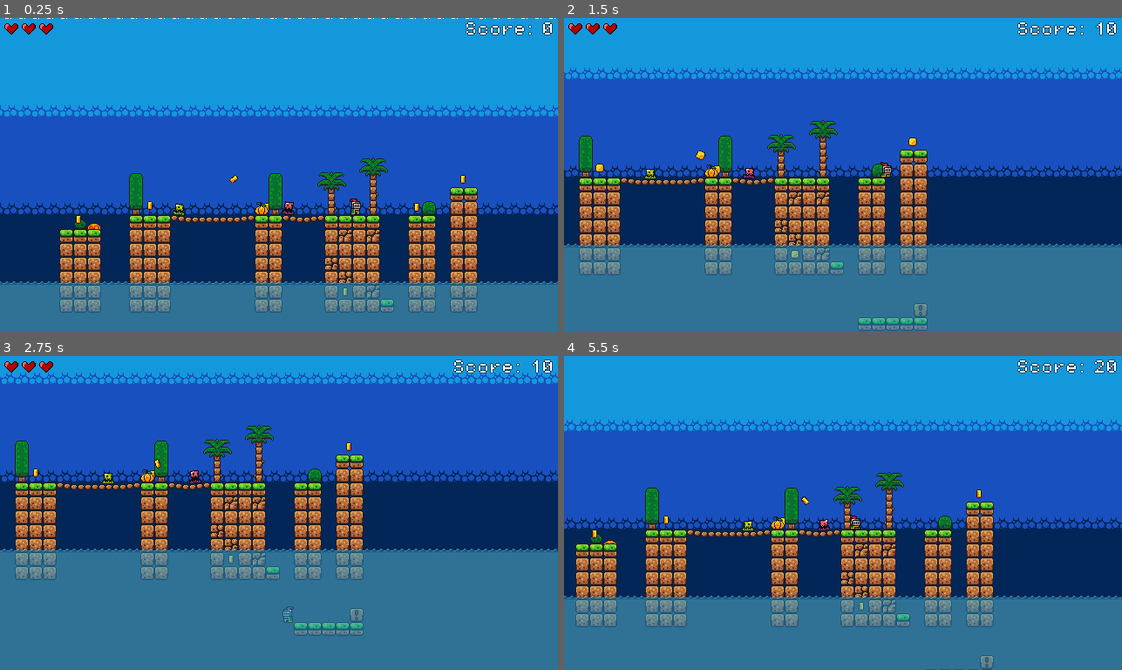
Above: before the commit, frames 1-4 (two rows, left to right).
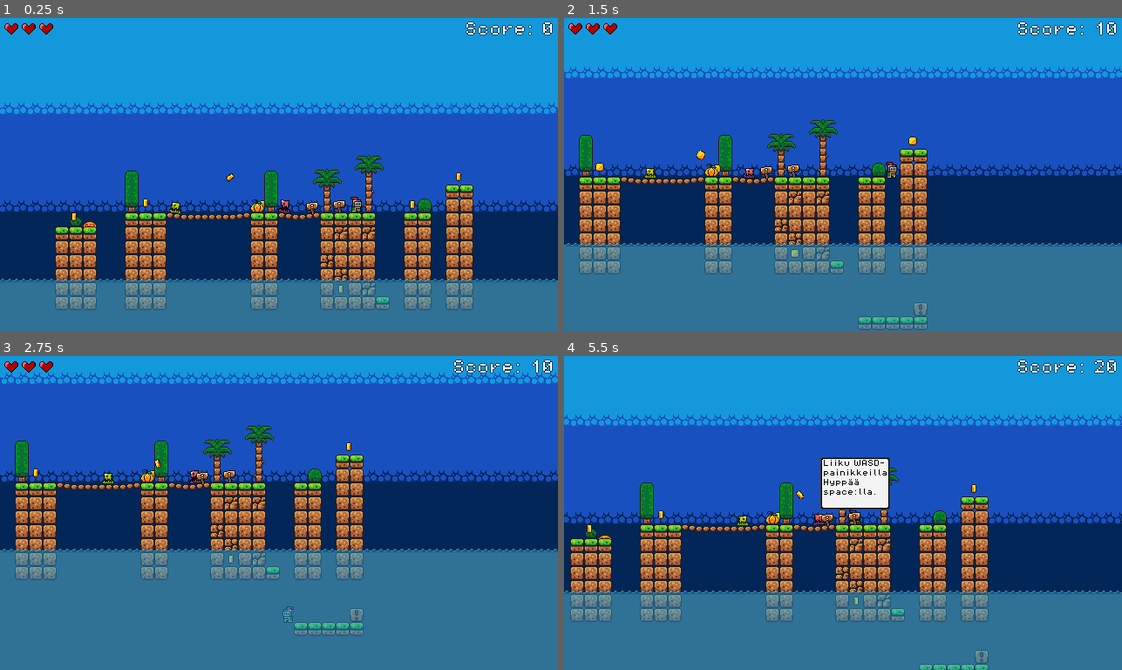
Above: after the commit, the same moments.

Repository: samikojo-tuni/Platformer2D-2026-GDScript
Game: Godot game, scene res://Scenes/Levels/level1.tscn
Two runs of this game, one before a commit and one after it. Both use one fixed random seed, a clock stepped at 60 frames per second and the inputs below.
Inputs:
- Up to frame 1 (0.25 s): no input
- Up to frame 2 (1.5 s): hold D (MoveRight) from 0.53 s (still down); tap Space (Jump) at 0.77 s
- Up to frame 3 (2.75 s): tap Space (Jump) at 1.52 s; release D (MoveRight) at 2.03 s; hold A (MoveLeft) from 2.03 s (still down)
- Up to frame 4 (5.5 s): release A (MoveLeft) at 2.78 s; hold D (MoveRight) 2.78-4.28 s; tap Space (Jump) at 3.02, 3.77, 4.52 s; hold A (MoveLeft) 4.28-5.03 s; hold D (MoveRight) from 5.03 s (still down)

The runs differ from the first frame. In frame 1, 19% of the frame differs, in the area x 0-100%, y 0-94%; in frame 2, 8.0%; in frame 3, 0.1%; in frame 4, 23%, in the area x 0-100%, y 18-100%.

Commit message:
Add: Tutorial example

Diff:
--- /dev/null
+++ b/Code/UI/Tutorial.gd
@@ -0,0 +1,16 @@
+class_name Tutorial extends Area2D
+
+@onready var _tutorial_control: Control = $Control
+
+func _ready() -> void:
+	_tutorial_control.hide()
+
+
+func _on_body_entered(body: Node2D) -> void:
+	if body is Knight:
+		_tutorial_control.show()
+
+
+func _on_body_exited(body: Node2D) -> void:
+	if body is Knight:
+		_tutorial_control.hide()
--- /dev/null
+++ b/Scenes/Levels/Tutorials/Tutorial.tscn
@@ -0,0 +1,64 @@
+[gd_scene load_steps=5 format=3 uid="uid://ci1kxdqp42dgw"]
+
+[ext_resource type="Texture2D" uid="uid://cronuwgcvhps" path="res://Art/sprites/world_tileset.png" id="1_ei4bg"]
+[ext_resource type="Script" uid="uid://etpavr0nydof" path="res://Code/UI/Tutorial.gd" id="1_gv6o7"]
+[ext_resource type="Texture2D" uid="uid://b3lmwbllvc4uu" path="res://Art/sprites/ui-border.png" id="2_gv6o7"]
+
+[sub_resource type="RectangleShape2D" id="RectangleShape2D_4n3lu"]
+size = Vector2(16, 15)
+
+[node name="Tutorial" type="Area2D"]
+script = ExtResource("1_gv6o7")
+
+[node name="Sprite2D" type="Sprite2D" parent="."]
+position = Vector2(0, -8)
+texture = ExtResource("1_ei4bg")
+hframes = 16
+vframes = 16
+frame = 56
+
+[node name="CollisionShape2D" type="CollisionShape2D" parent="."]
+visible = false
+position = Vector2(0, -7.5)
+shape = SubResource("RectangleShape2D_4n3lu")
+
+[node name="Control" type="Control" parent="."]
+z_index = 100
+layout_mode = 3
+anchors_preset = 0
+offset_left = -39.0
+offset_top = -77.0
+offset_right = 41.0
+offset_bottom = -17.0
+
+[node name="NinePatchRect" type="NinePatchRect" parent="Control"]
+layout_mode = 1
+anchors_preset = 15
+anchor_right = 1.0
+anchor_bottom = 1.0
+grow_horizontal = 2
+grow_vertical = 2
+texture = ExtResource("2_gv6o7")
+patch_margin_left = 3
+patch_margin_top = 3
+patch_margin_right = 3
+patch_margin_bottom = 3
+
+[node name="Label" type="Label" parent="Control/NinePatchRect"]
+layout_mode = 1
+anchors_preset = 15
+anchor_right = 1.0
+anchor_bottom = 1.0
+offset_left = 3.0
+offset_top = 3.0
+offset_right = -3.0
+offset_bottom = -3.0
+grow_horizontal = 2
+grow_vertical = 2
+theme_override_colors/font_color = Color(0, 0, 0, 1)
+theme_override_font_sizes/font_size = 8
+text = "Test text"
+autowrap_mode = 2
+
+[connection signal="body_entered" from="." to="." method="_on_body_entered"]
+[connection signal="body_exited" from="." to="." method="_on_body_exited"]
--- a/Scenes/Levels/level1.tscn
+++ b/Scenes/Levels/level1.tscn
@@ -13,6 +13,7 @@
 [ext_resource type="Script" uid="uid://dnxgt2jguiqky" path="res://Code/Level/FollowCamera.gd" id="11_ilsv2"]
 [ext_resource type="PackedScene" uid="uid://dnofut7wu4b8p" path="res://Scenes/Levels/KillZone.tscn" id="12_4f2fw"]
 [ext_resource type="Script" uid="uid://cse25a3ichqv5" path="res://Code/Level/Mushroom.gd" id="13_8r8ce"]
+[ext_resource type="PackedScene" uid="uid://ci1kxdqp42dgw" path="res://Scenes/Levels/Tutorials/Tutorial.tscn" id="14_nqasx"]
 
 [sub_resource type="TileSetAtlasSource" id="TileSetAtlasSource_c0r4e"]
 texture = ExtResource("4_0xrym")
@@ -174,7 +175,7 @@
 script = ExtResource("1_c0r4e")
 
 [node name="Knight" parent="." instance=ExtResource("1_7u4ml")]
-position = Vector2(324, 149)
+position = Vector2(330, 159)
 
 [node name="Coins" type="Node2D" parent="."]
 
@@ -319,5 +320,23 @@
 [node name="CollisionShape2D" type="CollisionShape2D" parent="Path2D/PathFollower/Mushroom"]
 shape = SubResource("CircleShape2D_ryjqc")
 
+[node name="Tutorials" type="Node2D" parent="."]
+
+[node name="Tutorial1" parent="Tutorials" instance=ExtResource("14_nqasx")]
+position = Vector2(310, 160)
+
+[node name="Label" parent="Tutorials/Tutorial1/Control/NinePatchRect" index="0"]
+text = "Liiku WASD-painikkeilla
+Hyppää space:lla."
+
+[node name="Tutorial2" parent="Tutorials" instance=ExtResource("14_nqasx")]
+position = Vector2(279, 162)
+
+[node name="Label" parent="Tutorials/Tutorial2/Control/NinePatchRect" index="0"]
+text = "Varo vihollista! Osuma sattuu!"
+
 [connection signal="body_entered" from="Goal" to="Goal" method="_on_body_entered"]
 [connection signal="body_entered" from="Path2D/PathFollower/Mushroom" to="Path2D/PathFollower/Mushroom" method="_on_body_entered"]
+
+[editable path="Tutorials/Tutorial1"]
+[editable path="Tutorials/Tutorial2"]
Not shown, added: Code/UI/Tutorial.gd.uid
Not shown: 1 places in Scenes/Levels/level1.tscn that only renumber resources
